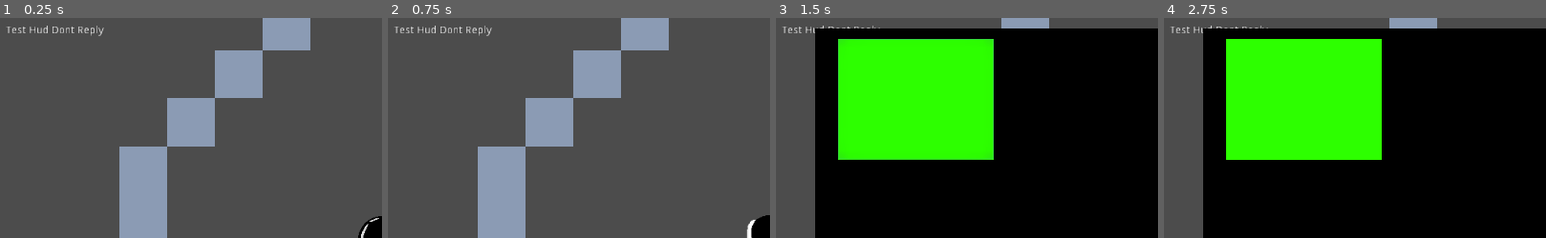
Above: before the commit, frames 1-4 (left to right).
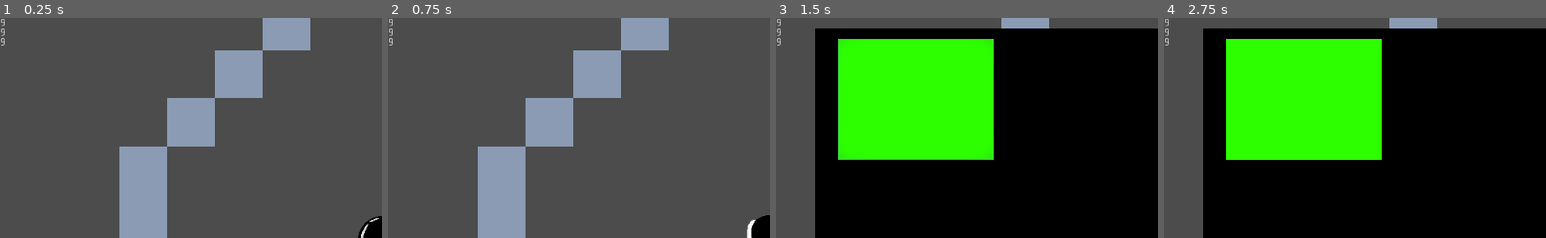
Above: after the commit, the same moments.

Repository: CM-beynon/ItCameFromSaturn
Game: Godot game, scene res://Scenes/TestButtonLevel.tscn
The game is run twice, just before and just after one commit, with the same random seed, the same clock (stepped at 60 frames per second) and the same inputs. This scene is started directly instead of the project's main scene. The engine's default icon, where the game draws it, is replaced by a stand-in: a white triangle on a blue panel in a dark square.
Inputs (mouse positions are % of the whole screen's width and height, from its top left):
- Up to frame 1 (0.25 s): no input
- Up to frame 2 (0.75 s): tap Enter (ui_accept) at 0.5 s; hold Right (ui_right) from 0.53 s (still down)
- Up to frame 3 (1.5 s): tap Enter (ui_accept) at 0.77 s; release Right (ui_right) at 1.25 s; click (18, 18) at 1.25 s
- Up to frame 4 (2.75 s): click (66, 80) at 2 s
The pictures show only the part of the screen within x 0-50%, y 0-50%; the shares and areas given below are measured in that part.

The runs differ from the first frame. In frame 1, 0.4% of the frame differs, in the area x 0-28%, y 0-13%; in frame 2, 0.4%; in frame 3, 0.2%; in frame 4, 0.2%.

Commit message:
added HUD functionality!!

Diff:
--- /dev/null
+++ b/Scenes/HUD.gd
@@ -0,0 +1,26 @@
+extends CanvasLayer
+
+export (NodePath) var button1
+export (NodePath) var button2
+export (NodePath) var button3
+export (NodePath) var button4
+# Declare member variables here. Examples:
+# var a = 2
+# var b = "text"
+
+
+# Called when the node enters the scene tree for the first time.
+func _ready():
+	pass # Replace with function body.
+
+
+# Called every frame. 'delta' is the elapsed time since the previous frame.
+func _process(delta):
+	if button1:
+		$Label.text = String(get_node(button1).DisplayValue)
+	if button2:
+		$Label2.text = String(get_node(button2).DisplayValue)
+	if button3:
+		$Label3.text = String(get_node(button3).DisplayValue)
+	if button4:
+		$Label4.text = String(get_node(button4).DisplayValue)
--- a/Scenes/HUD.tscn
+++ b/Scenes/HUD.tscn
@@ -1,13 +1,38 @@
-[gd_scene format=2]
+[gd_scene load_steps=2 format=2]
+
+[ext_resource path="res://Scenes/HUD.gd" type="Script" id=1]
 
 [node name="HUD" type="CanvasLayer"]
+script = ExtResource( 1 )
 
 [node name="Label" type="Label" parent="."]
-margin_left = 8.0
-margin_top = 10.0
-margin_right = 217.0
-margin_bottom = 129.0
-text = "Test Hud Dont Reply"
+margin_right = 40.0
+margin_bottom = 14.0
 __meta__ = {
 "_edit_use_anchors_": false
 }
+
+[node name="Label2" type="Label" parent="."]
+margin_top = 13.0
+margin_right = 40.0
+margin_bottom = 27.0
+__meta__ = {
+"_edit_use_anchors_": false
+}
+
+[node name="Label3" type="Label" parent="."]
+margin_top = 26.0
+margin_right = 40.0
+margin_bottom = 40.0
+__meta__ = {
+"_edit_use_anchors_": false
+}
+
+[node name="Label4" type="Label" parent="."]
+margin_left = 1.0
+margin_top = 40.0
+margin_right = 41.0
+margin_bottom = 54.0
+__meta__ = {
+"_edit_use_anchors_": false
+}
--- a/Scenes/TestButtonLevel.tscn
+++ b/Scenes/TestButtonLevel.tscn
@@ -1,10 +1,11 @@
-[gd_scene load_steps=6 format=2]
+[gd_scene load_steps=7 format=2]
 
 [ext_resource path="res://Scenes/Button.tscn" type="PackedScene" id=1]
 [ext_resource path="res://Scenes/HorizontalSpaceship.tscn" type="PackedScene" id=2]
 [ext_resource path="res://Scenes/MiniGameTest.tscn" type="PackedScene" id=3]
 [ext_resource path="res://Scenes/RotationPuzzle.tscn" type="PackedScene" id=4]
 [ext_resource path="res://Scenes/TestButtonLevel.gd" type="Script" id=5]
+[ext_resource path="res://Scenes/HUD.tscn" type="PackedScene" id=6]
 
 [node name="TestButtonLevel" type="Node2D"]
 script = ExtResource( 5 )
@@ -22,5 +23,10 @@
 [node name="Button3" parent="Node2D2" instance=ExtResource( 1 )]
 position = Vector2( 1964, 796 )
 
+[node name="HUD" parent="." instance=ExtResource( 6 )]
+button1 = NodePath("../Node2D2/Button")
+button2 = NodePath("../Node2D2/Button2")
+button3 = NodePath("../Node2D2/Button3")
+
 [connection signal="body_shape_exited" from="Node2D2/Button" to="Node2D2/Button" method="_on_Button_body_shape_exited"]
 [connection signal="pressed_button" from="Node2D2/Button" to="." method="_on_Button_pressed_button"]
--- a/project.godot
+++ b/project.godot
@@ -14,10 +14,6 @@
 run/main_scene="res://Scenes/StartMenu.tscn"
 config/icon="res://icon.png"
 
-[autoload]
-
-HUD="*res://Scenes/HUD.tscn"
-
 [display]
 
 window/stretch/mode="2d"
